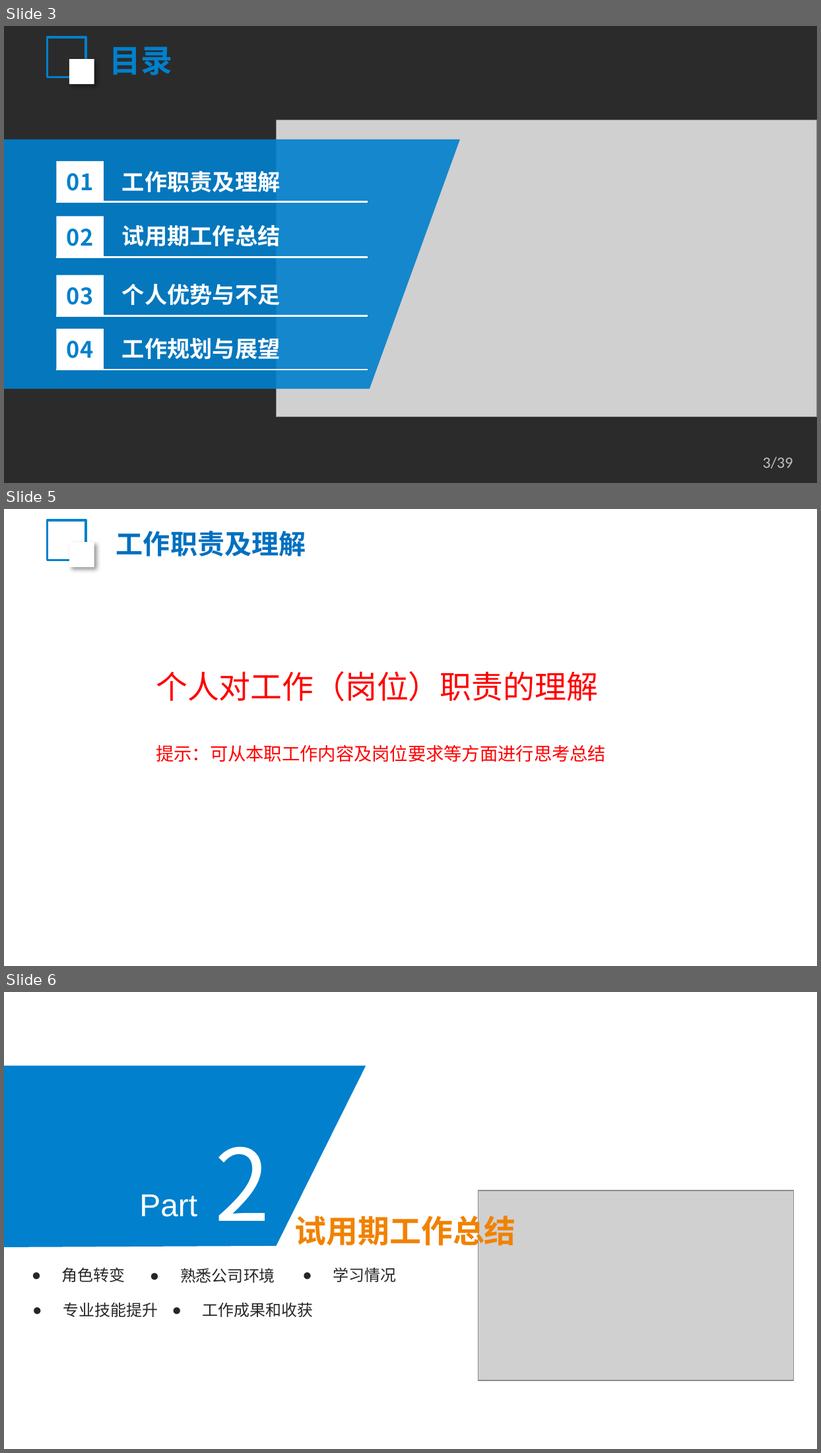
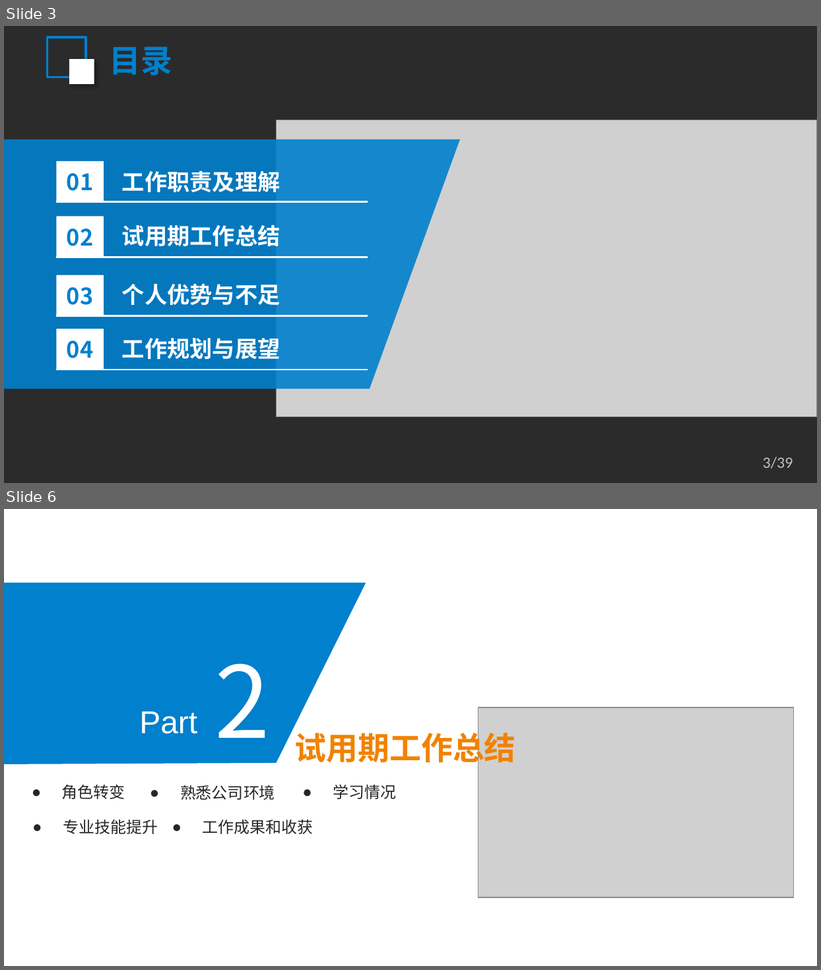
Before and after one commit to MaoLanghahaha/personal_notes, a slide deck: 2021校招新员工转正答辩模板.pptx. Shown one above the other, each under a label of ours: slides 3, 5 and 6 before the commit, slides 3 and 6 after it; the slides between them are not shown. The pictures are 821x1453 and 821x970 pixels, drawn with LibreOffice and Linux fonts; fonts in the diff are those of the drawing; grey boxes stand for pictures; background and template pictures are left out; a plain dark background stands for a picture behind light text. Boxes give left, top, right and bottom in pixels: in the first picture for what was removed or moved away, otherwise in the second. Text is boxed around its words. In the diff, an @@ line names an element or a change of style, - is before the commit and + after.

```diff
--- a/2021校招新员工转正答辩模板.pptx
+++ b/2021校招新员工转正答辩模板.pptx
@@ slide 5 removed at (4, 509, 817, 966), background picture (left out) @@
@@ rectangle removed at (47, 520, 86, 560) @@
@@ rectangle removed at (69, 543, 94, 568) @@
@@ text removed at (116, 531, 306, 557) @@
-工作职责及理解
@@ text removed at (156, 671, 606, 762) @@
-个人对工作（岗位）职责的理解
-提示：可从本职工作内容及岗位要求等方面进行思考总结
```
Also in this commit, not shown: 3 slides changed, 3 slides added.
